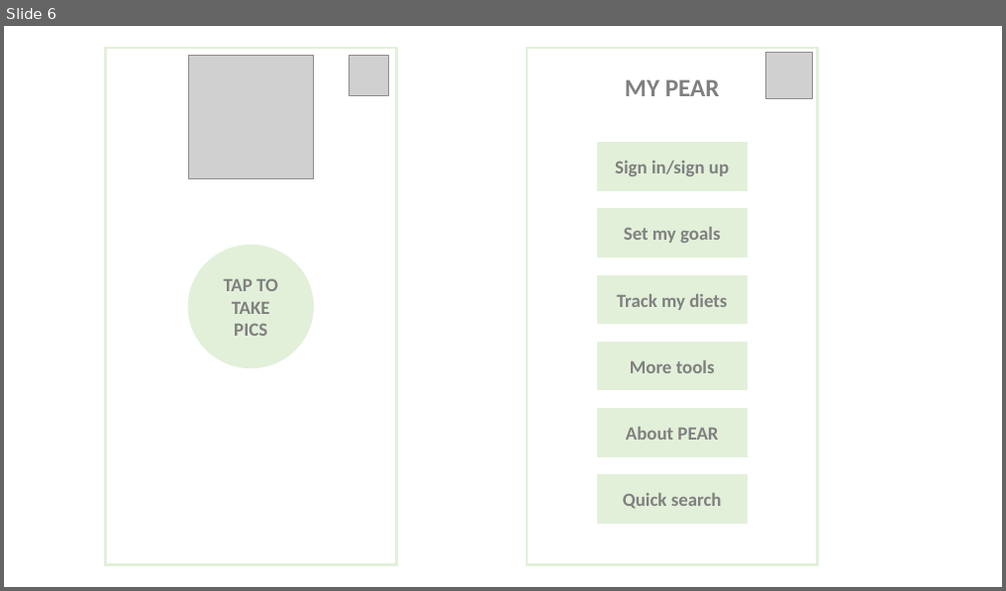
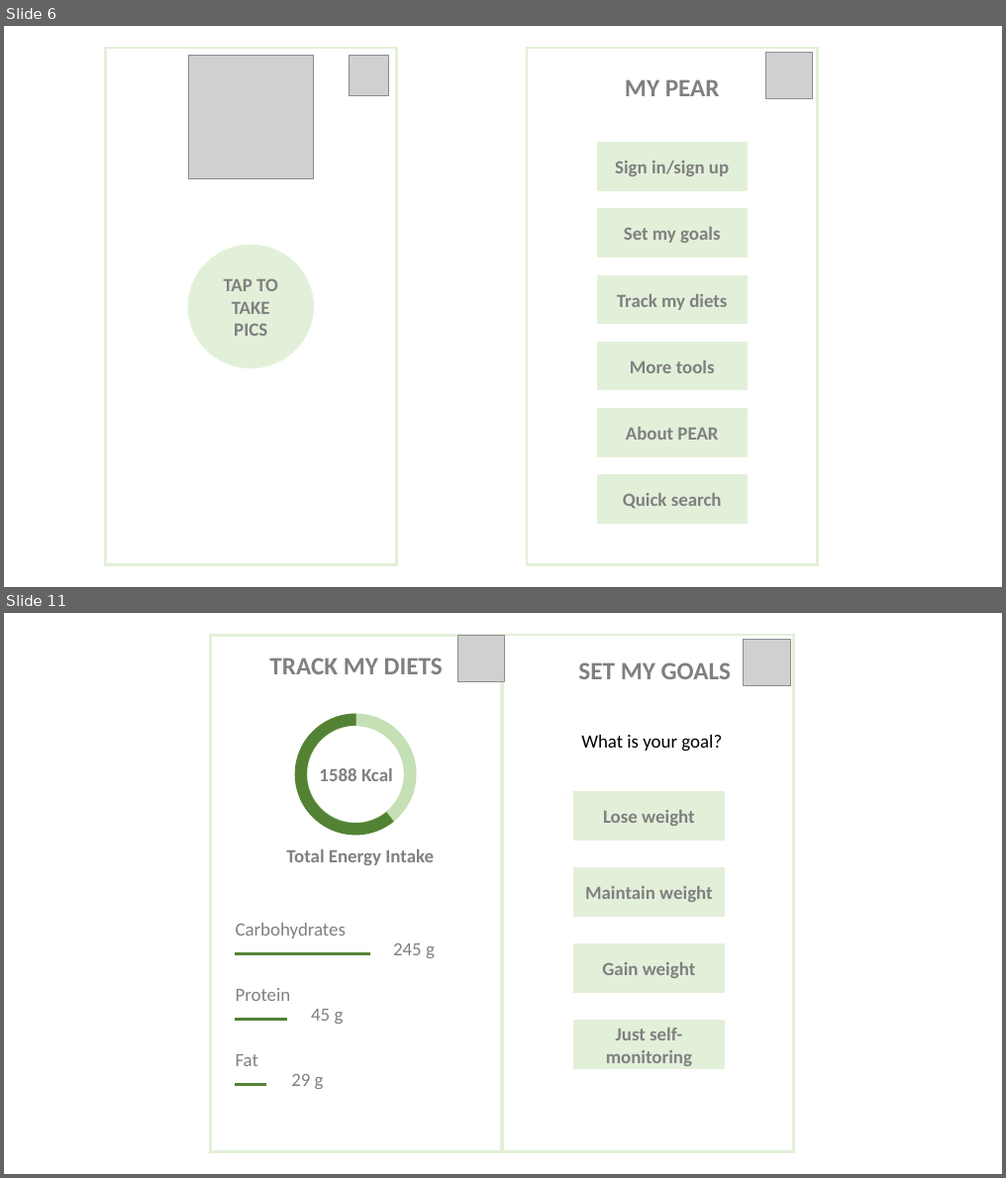
Before and after one commit to Michael-H777/PEAR, a slide deck: avocado.pptx. Shown one above the other, each under a label of ours: slide 6 before the commit, slides 6 and 11 after it; the slides between them are not shown. The pictures are 1006x591 and 1006x1178 pixels, drawn with LibreOffice and Linux fonts; fonts in the diff are those of the drawing; grey boxes stand for pictures. Boxes give left, top, right and bottom in pixels: in the first picture for what was removed or moved away, otherwise in the second. Text is boxed around its words. In the diff, an @@ line names an element or a change of style, - is before the commit and + after.

```diff
--- a/avocado.pptx
+++ b/avocado.pptx
@@ slide 11 added at bbox=[4, 613, 1002, 1174], background #FFFFFF @@
@@ group added at bbox=[211, 635, 794, 1152]: 11 texts, 6 rectangles, 3 lines, 2 pictures, 1 donut, 1 arch (boxed as its full ring) @@
+SET MY GOALS
+What is your goal?
+Lose weight
+Maintain weight
+Gain weight
+Just self-monitoring
+TRACK MY DIETS
+1588 Kcal
+Total Energy Intake
+Carbohydrates
+Protein
+Fat
+245 g
+45 g
+29 g
```
Also in this commit, not shown: 2 other slides added.
